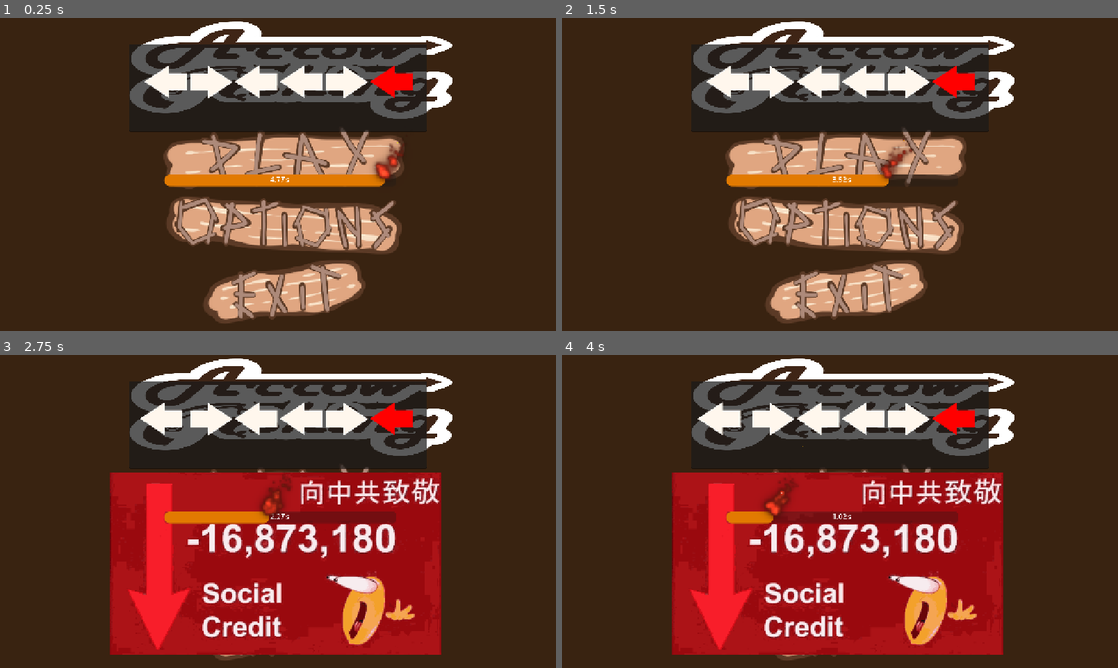
Above: before the commit, frames 1-4 (two rows, left to right).
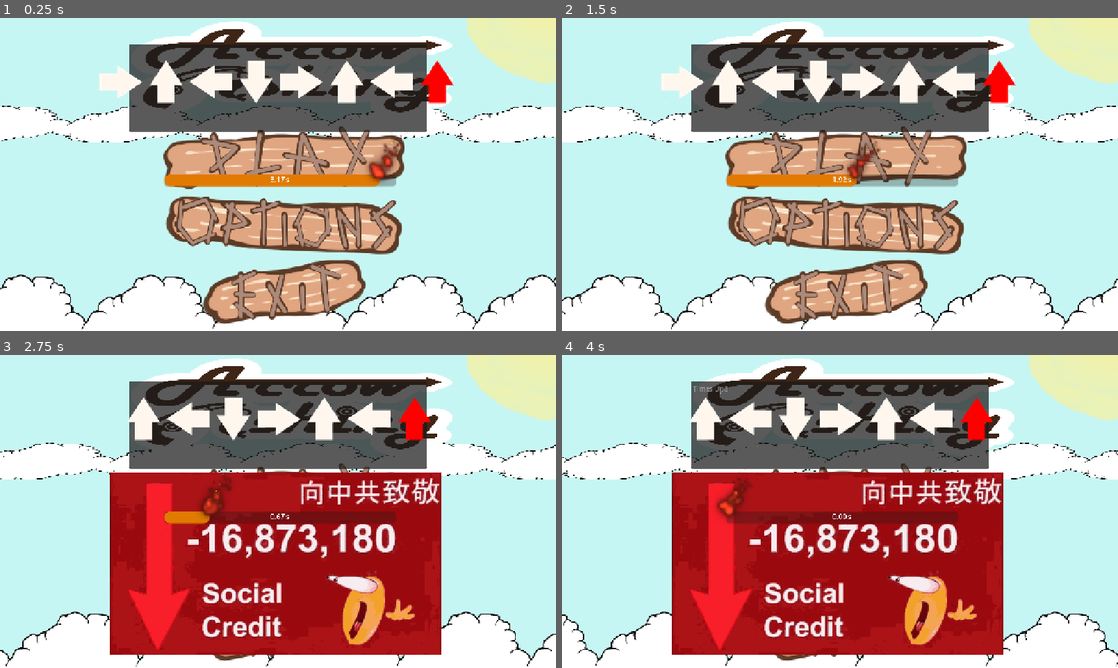
Above: after the commit, the same moments.

Repository: Meoah/Team-Awesome
Game: Godot game, scene res://scenes/ui/pop_ups/fish_minigame/arrows.tscn
Two runs of this game, one before a commit and one after it. Both use one fixed random seed, a clock stepped at 60 frames per second and the inputs below. This scene is started directly instead of the project's main scene. Sound files missing from this copy of the repository are replaced by a short silence.
Inputs (mouse positions are in pixels of both pictures, inside the frame that each line leads up to):
- Up to frame 1 (0.25 s): no input
- Up to frame 2 (1.5 s): click (845, 158) at 0.5 s; click (845, 158) at 1.25 s
- Up to frame 3 (2.75 s): tap Enter at 2 s; move the mouse to (400, 495) at 2.02 s; hold Right (right) from 2.03 s (still down); hold Space (action) from 2.03 s (still down); click (400, 495) at 2.17 s
- Up to frame 4 (4 s): release Right (right) at 2.75 s; release Space (action) at 2.75 s; drag from (728, 527) to (812, 574) at 2.77 s; move the mouse to (895, 442) at 3.52 s; hold Right (right) from 3.53 s (still down); hold Space (action) from 3.53 s (still down)

The runs differ from the first frame. In frame 1, 73% of the frame differs, in the area x 0-100%, y 0-100%; in frame 2, 74%; in frame 3, 57%; in frame 4, 57%.

Commit message:
Main Menu Mockup Test

Diff:
--- a/scenes/game/main_menu.tscn
+++ b/scenes/game/main_menu.tscn
@@ -1,9 +1,11 @@
-[gd_scene load_steps=23 format=3 uid="uid://bs6fqe1euvjxa"]
+[gd_scene load_steps=25 format=3 uid="uid://bs6fqe1euvjxa"]
 
 [ext_resource type="Script" uid="uid://c5uuc65y6jov" path="res://scripts/game/main_menu.gd" id="1_fpthd"]
 [ext_resource type="AudioStream" uid="uid://d0kvai3gwifqa" path="res://assets/audio/bgm/dump/hell_yeah_arrow_fishing.wav" id="2_4oldi"]
 [ext_resource type="FontFile" uid="uid://ciwjf56aydm2a" path="res://assets/fonts/CherryBombOne-Regular.ttf" id="3_16onh"]
+[ext_resource type="Texture2D" uid="uid://pciiuc4daisv" path="res://assets/textures/background/BackgroundSkyClear.png" id="3_21mov"]
 [ext_resource type="Texture2D" uid="uid://doftsqaqk2p42" path="res://assets/textures/ui/Options_Button.png" id="4_6hh85"]
+[ext_resource type="Texture2D" uid="uid://bd0t5yjd1iq30" path="res://assets/textures/vfx/CloudLarge.png" id="4_ados7"]
 [ext_resource type="Texture2D" uid="uid://cps8f0ajgm8kq" path="res://assets/textures/ui/Play_Button.png" id="4_bto60"]
 [ext_resource type="Texture2D" uid="uid://qojojiaa5s65" path="res://assets/textures/ui/Exit_Button.png" id="5_1f7y1"]
 [ext_resource type="Script" uid="uid://c2kycjhjsowfw" path="res://scripts/util/audio_volume.gd" id="5_df05h"]
@@ -14,8 +16,8 @@
 [ext_resource type="Texture2D" uid="uid://2wer6ur45n82" path="res://assets/textures/ui/MusicVolume_Button.png" id="11_nsdtn"]
 [ext_resource type="Texture2D" uid="uid://dkyx8of0ikxer" path="res://assets/textures/ui/Fullscreen_Button.png" id="12_4oldi"]
 
-[sub_resource type="StyleBoxFlat" id="StyleBoxFlat_16onh"]
-bg_color = Color(0.22267213, 0.1360487, 0.06799795, 1)
+[sub_resource type="StyleBoxTexture" id="StyleBoxTexture_648uh"]
+texture = ExtResource("3_21mov")
 
 [sub_resource type="StyleBoxTexture" id="StyleBoxTexture_1f7y1"]
 texture = ExtResource("6_6hh85")
@@ -58,7 +60,34 @@
 offset_top = -3.0
 grow_horizontal = 2
 grow_vertical = 2
-theme_override_styles/panel = SubResource("StyleBoxFlat_16onh")
+theme_override_styles/panel = SubResource("StyleBoxTexture_648uh")
+
+[node name="Parallax2D2" type="Parallax2D" parent="."]
+scale = Vector2(1, 0.6399994)
+repeat_size = Vector2(300, 0)
+autoscroll = Vector2(40, 0)
+repeat_times = 6
+
+[node name="CloudLarge" type="Sprite2D" parent="Parallax2D2"]
+position = Vector2(580, 356.25027)
+scale = Vector2(1, 0.5625)
+texture = ExtResource("4_ados7")
+
+[node name="CloudLarge2" type="Sprite2D" parent="Parallax2D2"]
+position = Vector2(580, 423.4379)
+rotation = 3.1415927
+scale = Vector2(1, 0.33750015)
+texture = ExtResource("4_ados7")
+
+[node name="Parallax2D" type="Parallax2D" parent="."]
+scroll_offset = Vector2(-5.465, 0)
+repeat_size = Vector2(300, 0)
+autoscroll = Vector2(50, 0)
+repeat_times = 5
+
+[node name="CloudLarge" type="Sprite2D" parent="Parallax2D"]
+position = Vector2(617, 663)
+texture = ExtResource("4_ados7")
 
 [node name="MainButtons" type="VBoxContainer" parent="."]
 layout_mode = 1
--- /dev/null
+++ b/scenes/ui/pop_ups/intro_cutscene/intro_cutscene.gd
@@ -0,0 +1,24 @@
+extends Control
+
+
+
+
+
+
+
+
+
+
+
+
+
+
+
+
+func _on_button_button_down() -> void:
+	var popup_parameters = {
+	"dialogue_id" = 0,
+	"flags" = BasePopup.POPUP_FLAG.DISMISS_ON_ESCAPE
+	}
+	if PlayManager.request_dialogue_day_state():
+		GameManager.popup_queue.show_popup(BasePopup.POPUP_TYPE.DIALOGUE, popup_parameters) # Replace with function body.
--- /dev/null
+++ b/scenes/ui/pop_ups/intro_cutscene/intro_cutscene.tscn
@@ -0,0 +1,18 @@
+[gd_scene load_steps=2 format=3 uid="uid://3f6aflexnva0"]
+
+[ext_resource type="Script" uid="uid://dms5c0201yxj1" path="res://scenes/ui/pop_ups/intro_cutscene/intro_cutscene.gd" id="1_kb0hh"]
+
+[node name="IntroCutscene" type="Control"]
+layout_mode = 3
+anchors_preset = 0
+script = ExtResource("1_kb0hh")
+
+[node name="Button" type="Button" parent="."]
+layout_mode = 0
+offset_left = 51.0
+offset_top = 35.0
+offset_right = 59.0
+offset_bottom = 43.0
+scale = Vector2(19.936546, 18.176292)
+
+[connection signal="button_down" from="Button" to="." method="_on_button_button_down"]
--- a/scripts/ui/fish_minigame/arrows.gd
+++ b/scripts/ui/fish_minigame/arrows.gd
@@ -44,7 +44,7 @@
 func pick_fish():
 	var keys_array :Array = FishData.FISH_ID.keys()
 	var random_fish = keys_array.pick_random()
-	chosen_fish_id =  randi_range(15,23)     #random_fish
+	chosen_fish_id =  randi_range(11,11)     #random_fish
 	print(FishData.FISH_ID[chosen_fish_id]["name"])
 
 func apply_data():
Binary file added: assets/textures/background/BackgroundSky.png
Not shown, added: assets/textures/background/BackgroundSky.png.import
Binary file added: assets/textures/background/BackgroundSkyClear.png
Not shown, added: assets/textures/background/BackgroundSkyClear.png.import
Binary file added: assets/textures/vfx/CloudLarge.png
Not shown, added: assets/textures/vfx/CloudLarge.png.import
Binary file added: assets/textures/vfx/FISH/CloudLarge.png
Not shown, added: assets/textures/vfx/FISH/CloudLarge.png.import
Not shown, added: scenes/ui/pop_ups/intro_cutscene/intro_cutscene.gd.uid
